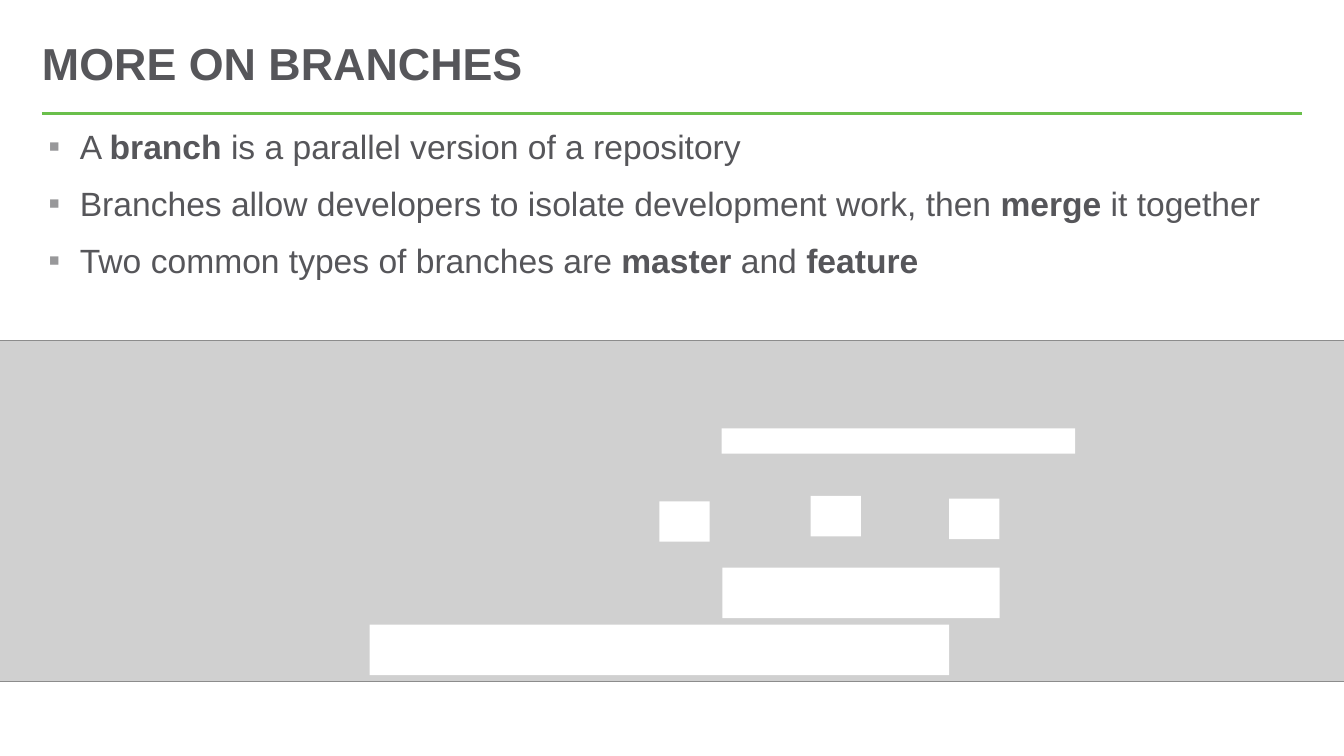
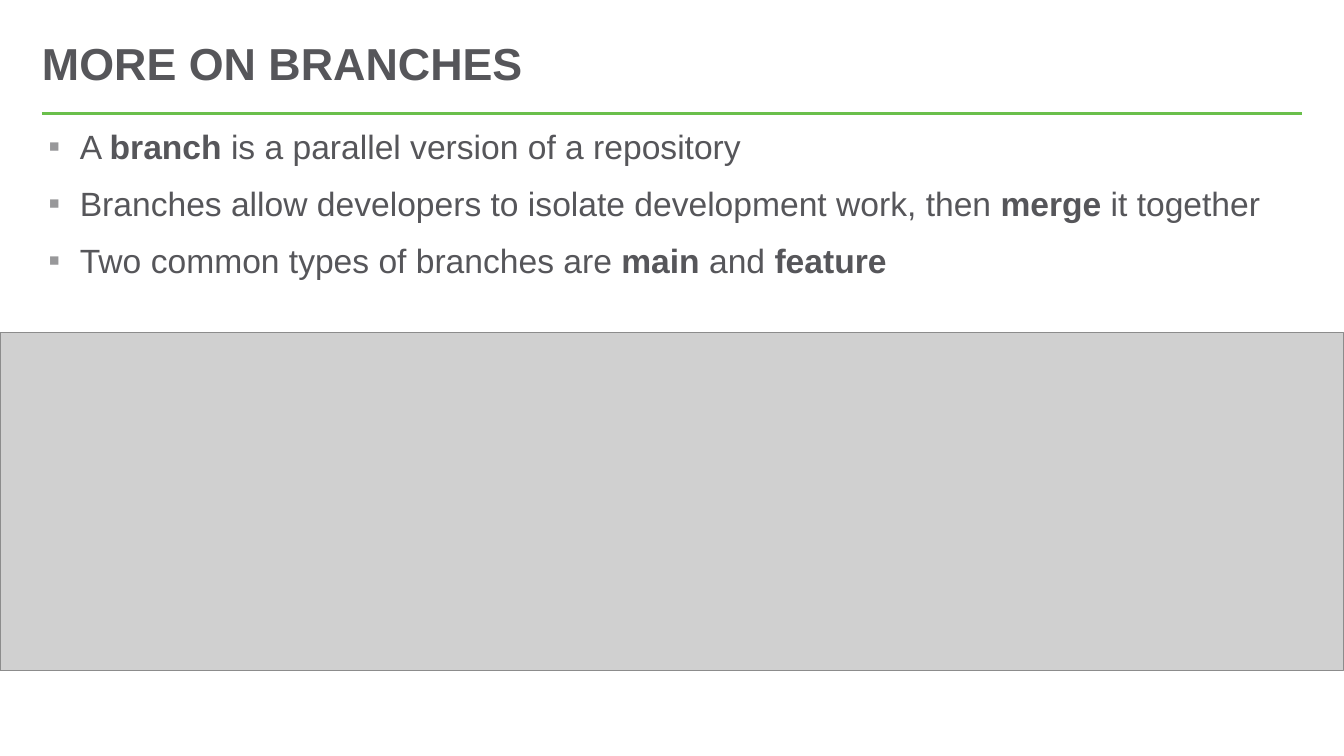
Before and after one commit to hylandtechoutreach/hackathon, a slide deck: slide 14 of IntroToGit/Presentation.pptx. Drawn at 1344x756 pixels with LibreOffice and Linux fonts; fonts in the diff are those of the drawing; grey boxes stand for pictures. Boxes give left, top, right and bottom in pixels: in the first picture for what was removed or moved away, otherwise in the second. Text is boxed around its words. In the diff, an @@ line names an element or a change of style, - is before the commit and + after.

```diff
--- a/IntroToGit/Presentation.pptx
+++ b/IntroToGit/Presentation.pptx
@@ text at bbox=[80, 248, 887, 280]: text changed @@
-▪ Two common types of branches are master and feature
+▪ Two common types of branches are main and feature
@@ picture: place and size @@
-picture at bbox=[0, 341, 1344, 683]
+picture at bbox=[0, 333, 1344, 671]
@@ rectangle removed at bbox=[722, 429, 1076, 454] @@
@@ rectangle removed at bbox=[659, 501, 710, 541] @@
@@ rectangle removed at bbox=[811, 496, 861, 536] @@
@@ rectangle removed at bbox=[950, 499, 1000, 539] @@
@@ rectangle removed at bbox=[723, 568, 1000, 618] @@
@@ rectangle removed at bbox=[370, 625, 950, 676] @@
```
Also in this commit, not shown: 3 other slides changed.
